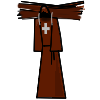
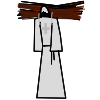
The second 100 x 100 image is a revision of the first. Changes to its layers:
showed "Layer 29" over [34, 6, 65, 98]
